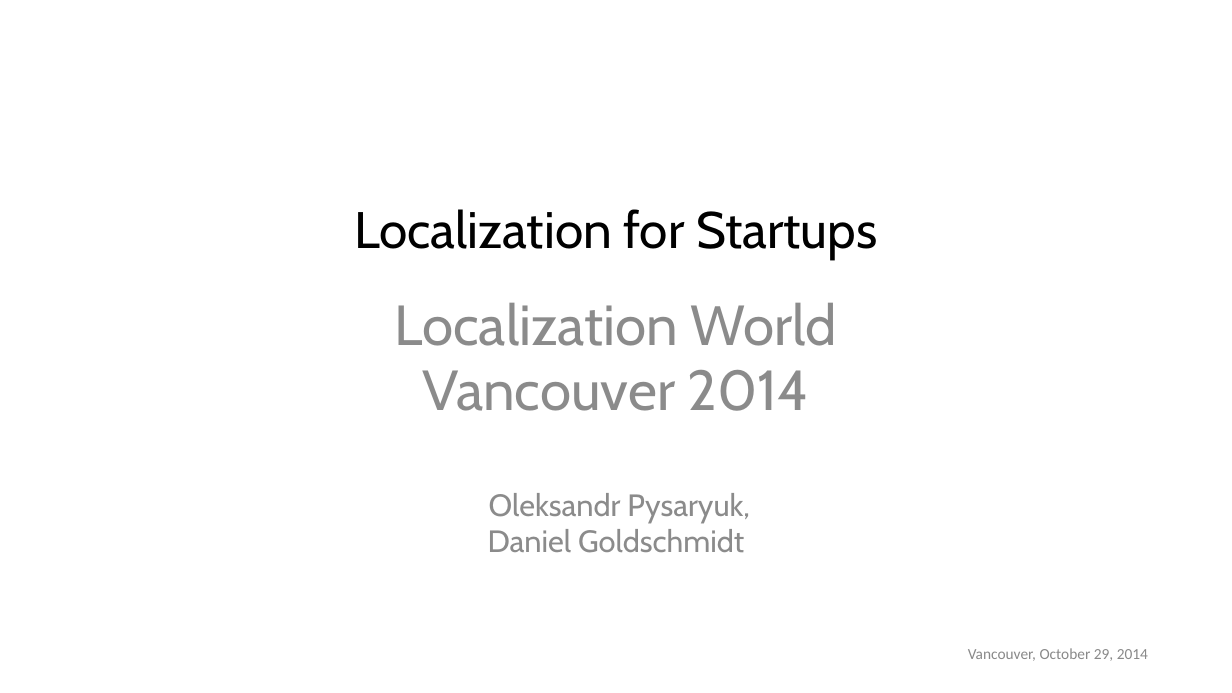
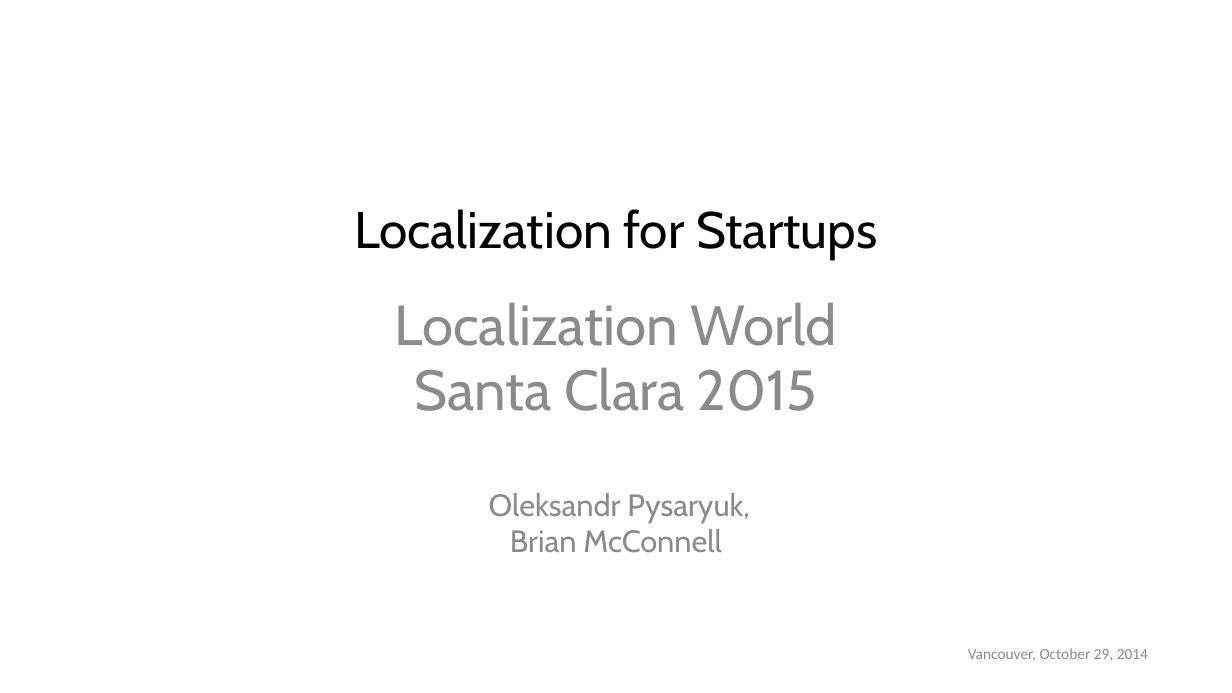
Before and after one commit to o-ndr/workshop-PPT, a slide deck: slide 1 of 2014-10-29_Localization_for_Startups_DG_OP_Oct29.pptx. Drawn at 1232x693 pixels with LibreOffice and Linux fonts; fonts in the diff are those of the drawing; background and template pictures are left out. Boxes give left, top, right and bottom in pixels: in the first picture for what was removed or moved away, otherwise in the second. Text is boxed around its words. In the diff, an @@ line names an element or a change of style, - is before the commit and + after.

Commit message:
updated event name and presenter names

```diff
--- a/2014-10-29_Localization_for_Startups_DG_OP_Oct29.pptx
+++ b/2014-10-29_Localization_for_Startups_DG_OP_Oct29.pptx
@@ subtitle at (414,368,818,411): text changed @@
-Vancouver 2014
+Santa Clara 2015
@@ subtitle at (510,529,722,553): text changed @@
-Daniel Goldschmidt
+Brian McConnell
```
